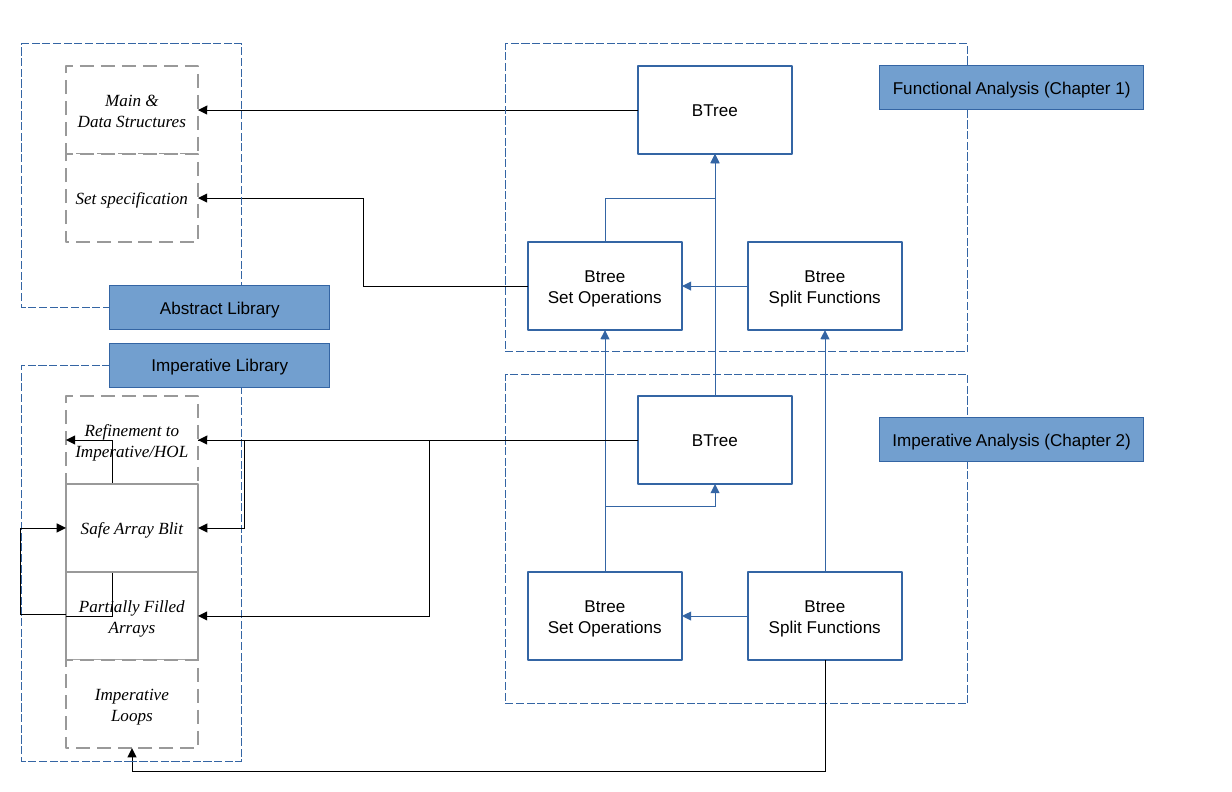
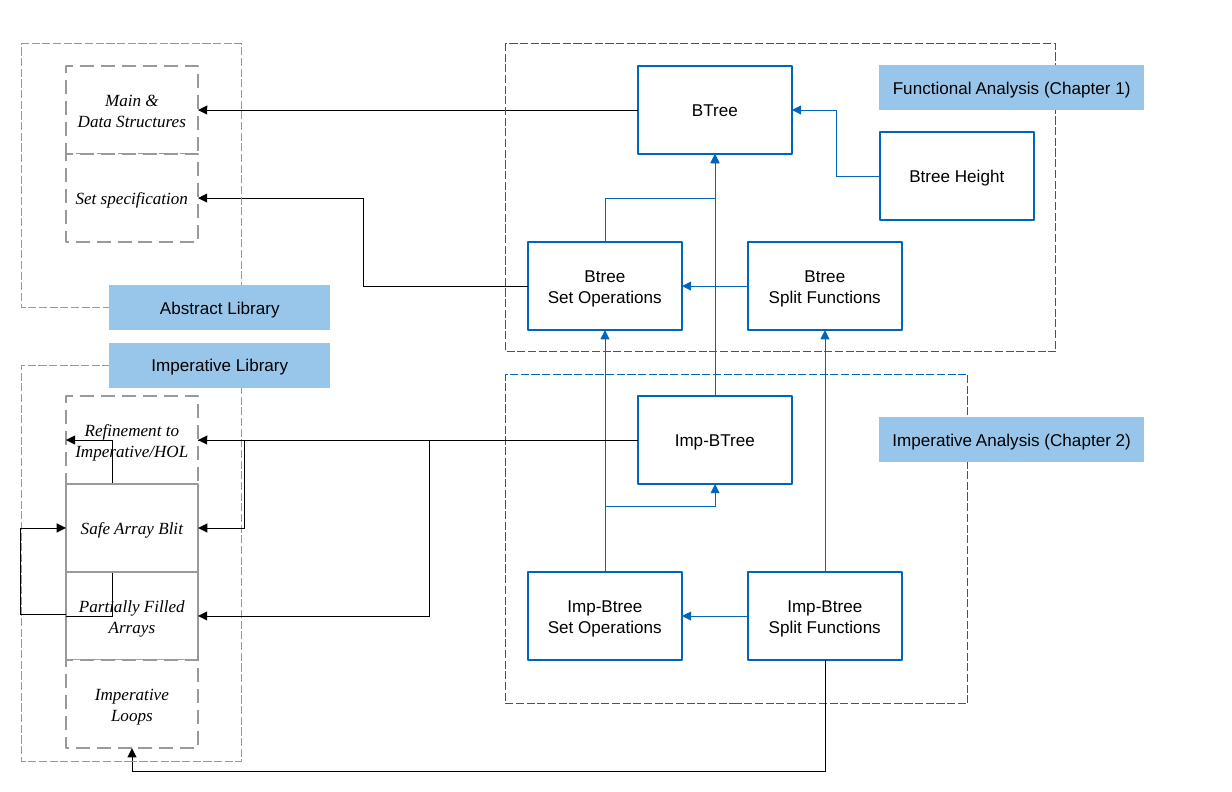
Before and after one commit to nielstron/btrees-thesis, a slide deck: slide 1 of figures/theories-relationship.odp. Drawn at 1232x792 pixels with LibreOffice and Linux fonts; fonts in the diff are those of the drawing. Boxes give left, top, right and bottom in pixels: in the first picture for what was removed or moved away, otherwise in the second. Text is boxed around its words. In the diff, an @@ line names an element or a change of style, - is before the commit and + after.

```diff
--- a/figures/theories-relationship.odp
+++ b/figures/theories-relationship.odp
@@ rectangle at box(22, 44, 243, 307): outline #3465A4 0 pt to #999999 0 pt @@
@@ rectangle at box(506, 44, 1056, 352): outline #3465A4 0 pt to #0065BD 0 pt @@
@@ rectangle: place and size @@
-rectangle at box(506, 44, 968, 352)
+rectangle at box(506, 44, 1056, 352)
@@ elbow arrow added from (880, 176) to (793, 110), #0065BD 0 pt @@
@@ rectangle added at box(880, 132, 1034, 220), outline #0065BD 0.99 pt, 11 pt, text #000000 @@
+Btree Height
@@ elbow arrow (605, 243) - (715, 154): stroke #3465A4 0 pt to #0065BD 0 pt @@
@@ elbow arrow (715, 396) - (715, 154): stroke #3465A4 0 pt to #0065BD 0 pt @@
@@ elbow arrow (748, 286) - (682, 286): stroke #3465A4 0 pt to #0065BD 0 pt @@
@@ fill #729FCF to #98C6EA; outline #3465A4 0 pt to #98C6EA 0 pt in 4 elements at box(880, 418, 1144, 462), box(880, 66, 1144, 110), box(110, 286, 330, 330), box(110, 343, 330, 387) @@
@@ elbow arrow (605, 572) - (605, 330): stroke #3465A4 0 pt to #0065BD 0 pt @@
@@ elbow arrow (825, 572) - (825, 330): stroke #3465A4 0 pt to #0065BD 0 pt @@
@@ rectangle at box(22, 366, 243, 761): outline #3465A4 0 pt to #999999 0 pt @@
@@ rectangle at box(506, 375, 968, 704): outline #3465A4 0 pt to #0065BD 0 pt @@
@@ outline #3465A4 0.99 pt to #0065BD 0.99 pt in 6 elements at box(638, 66, 793, 154), box(528, 243, 682, 331), box(748, 243, 902, 331), box(528, 572, 682, 661), box(748, 572, 902, 661), box(638, 396, 793, 484) @@
@@ text in rectangle at box(675, 434, 755, 450): text changed @@
-BTree
+Imp-BTree
@@ elbow arrow (605, 572) - (715, 484): stroke #3465A4 0 pt to #0065BD 0 pt @@
@@ text in rectangle at box(567, 600, 642, 616): text changed @@
-Btree
+Imp-Btree
@@ elbow arrow (748, 616) - (682, 616): stroke #3465A4 0 pt to #0065BD 0 pt @@
@@ text in rectangle at box(787, 600, 862, 616): text changed @@
-Btree
+Imp-Btree
```
Also in this commit, not shown: 2 other files.
